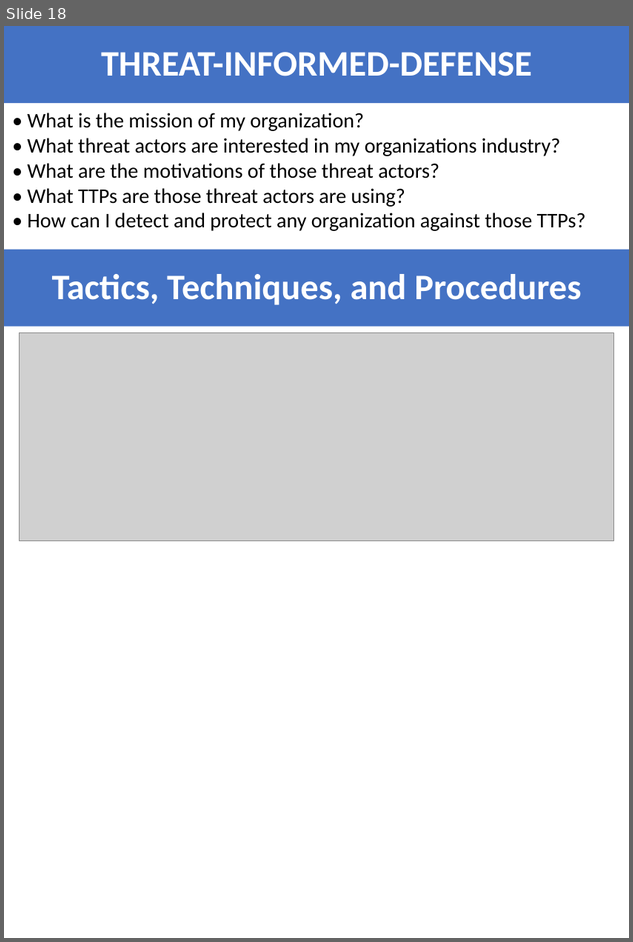
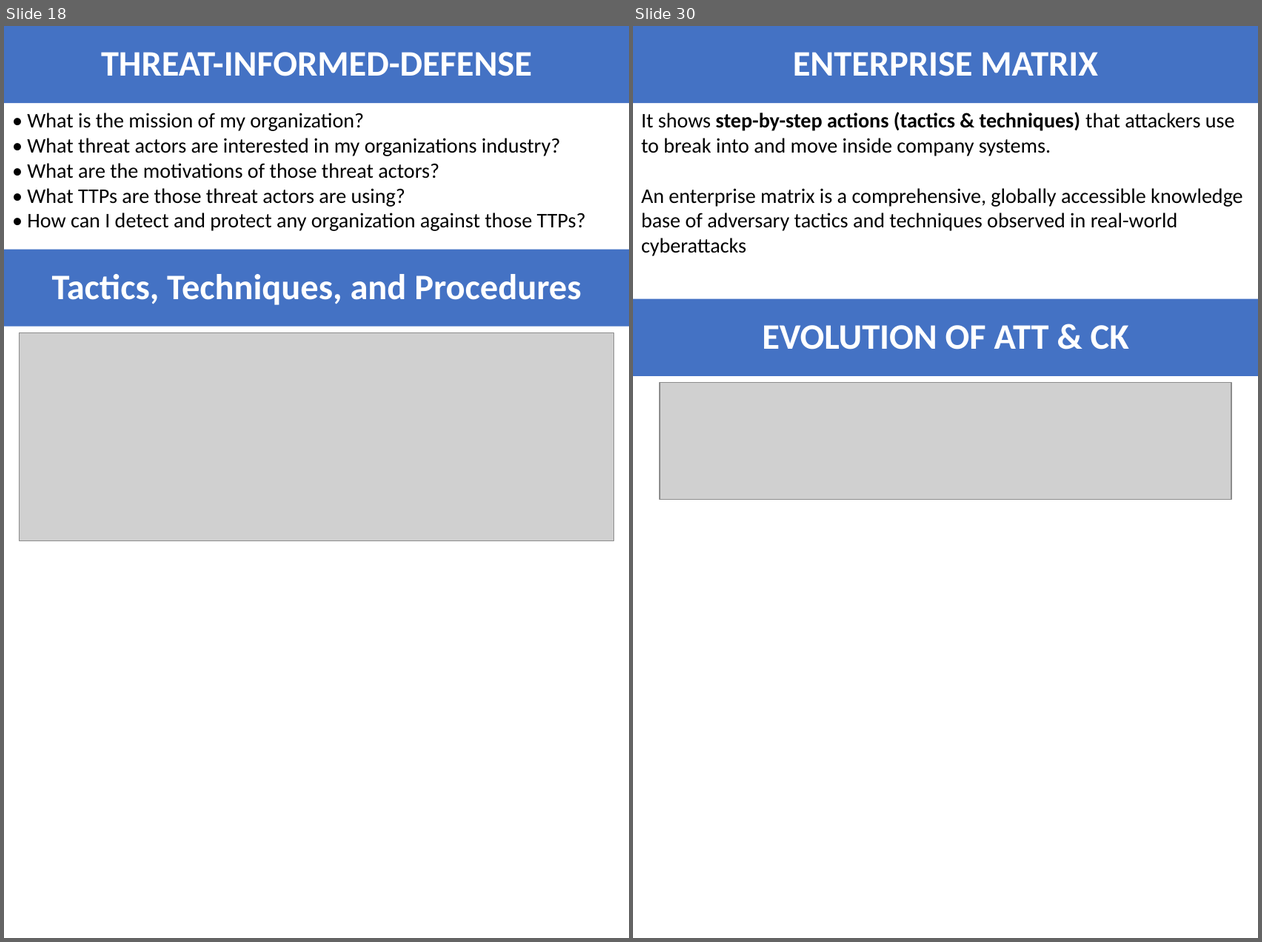
Before and after one commit to shankarpradhan/Networking, a slide deck: SASE/MITRE_ATTACK.pptx. Shown side by side, each under a label of ours: slide 18 before the commit, slides 18 and 30 after it; the slides between them are not shown. The pictures are 633x942 and 1262x942 pixels, drawn with LibreOffice and Linux fonts; fonts in the diff are those of the drawing; grey boxes stand for pictures. Boxes give left, top, right and bottom in pixels: in the first picture for what was removed or moved away, otherwise in the second. Text is boxed around its words. In the diff, an @@ line names an element or a change of style, - is before the commit and + after.

```diff
--- a/SASE/MITRE_ATTACK.pptx
+++ b/SASE/MITRE_ATTACK.pptx
@@ slide 30 added at (x1=633, y1=26, x2=1258, y2=938), background #FFFFFF @@
@@ title added at (x1=633, y1=26, x2=1258, y2=104), fill #4472C4, 31 pt, text #FFFFFF, bold @@
+ENTERPRISE MATRIX
@@ text added at (x1=641, y1=112, x2=1242, y2=256), 18 pt, text #000000 @@
+It shows step-by-step actions (tactics & techniques) that attackers use to break into and move inside company systems.
+An enterprise matrix is a comprehensive, globally accessible knowledge base of adversary tactics and techniques observed in real-world cyberattacks
@@ rectangle added at (x1=633, y1=299, x2=1258, y2=377), fill #4472C4, 31 pt, text #FFFFFF, bold @@
+EVOLUTION OF ATT & CK
@@ picture added at (x1=660, y1=383, x2=1231, y2=500) @@
```
Also in this commit, not shown: 15 other slides added, 11 other files.
